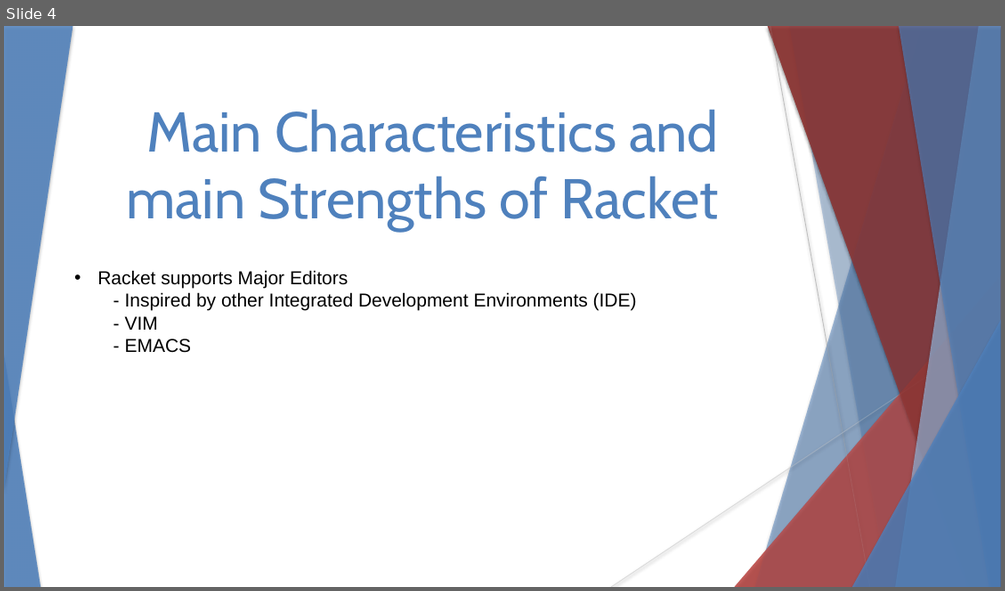
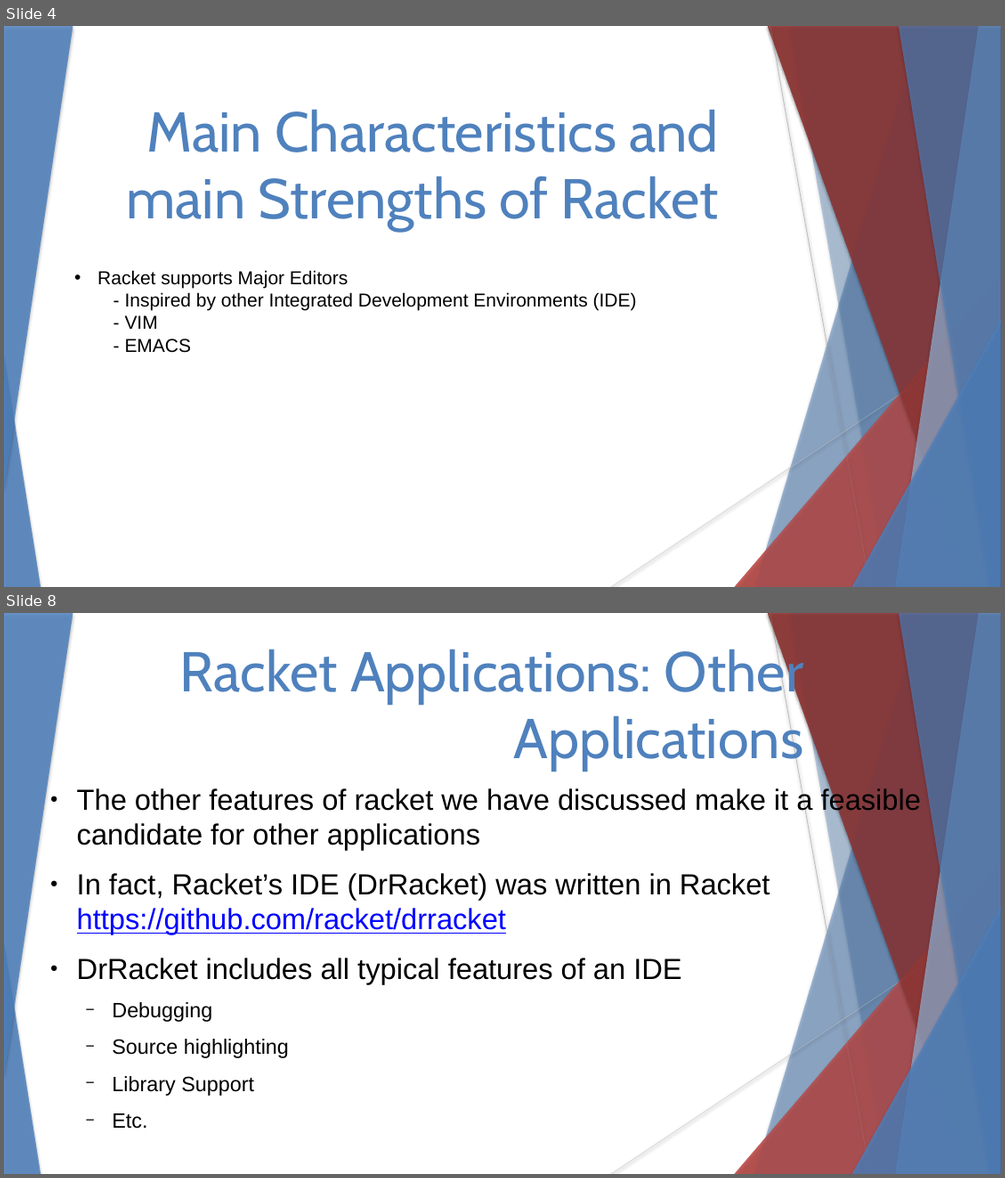
Before and after one commit to stevester94/CSC201_Project, a slide deck: CSC201Sec3Proj3Team4.pptx. Shown one above the other, each under a label of ours: slide 4 before the commit, slides 4 and 8 after it; the slides between them are not shown. The pictures are 1005x591 and 1005x1178 pixels, drawn with LibreOffice and Linux fonts; fonts in the diff are those of the drawing. Boxes give left, top, right and bottom in pixels: in the first picture for what was removed or moved away, otherwise in the second. Text is boxed around its words. In the diff, an @@ line names an element or a change of style, - is before the commit and + after.

```diff
--- a/CSC201Sec3Proj3Team4.pptx
+++ b/CSC201Sec3Proj3Team4.pptx
@@ slide 8 added at (4,613,1001,1174), background #FFFFFF; not listed: 18 template elements that a slide beside it also shows @@
@@ text added at (180,643,803,771), 54 pt, text #4F81BD @@
+Racket Applications: Other Applications
@@ text added at (77,787,921,1095), 28 pt, text #000000 @@
+● The other features of racket we have discussed make it a feasible candidate for other applications
+● In fact, Racket’s IDE (DrRacket) was written in Racket https://github.com/racket/drracket
+● DrRacket includes all typical features of an IDE
+  − Debugging
+  − Source highlighting
+  − Library Support
+  − Etc.
```
Also in this commit, not shown: 1 slide changed, 3 other slides added.
